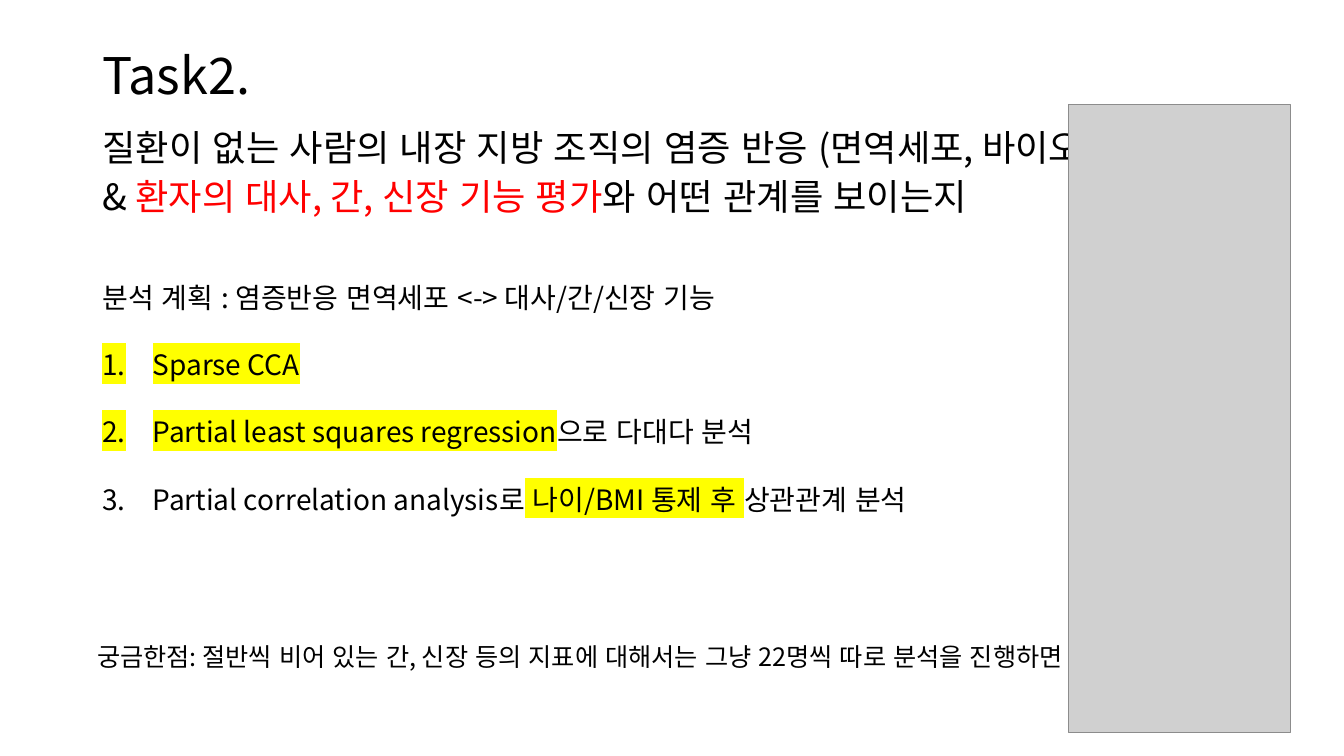
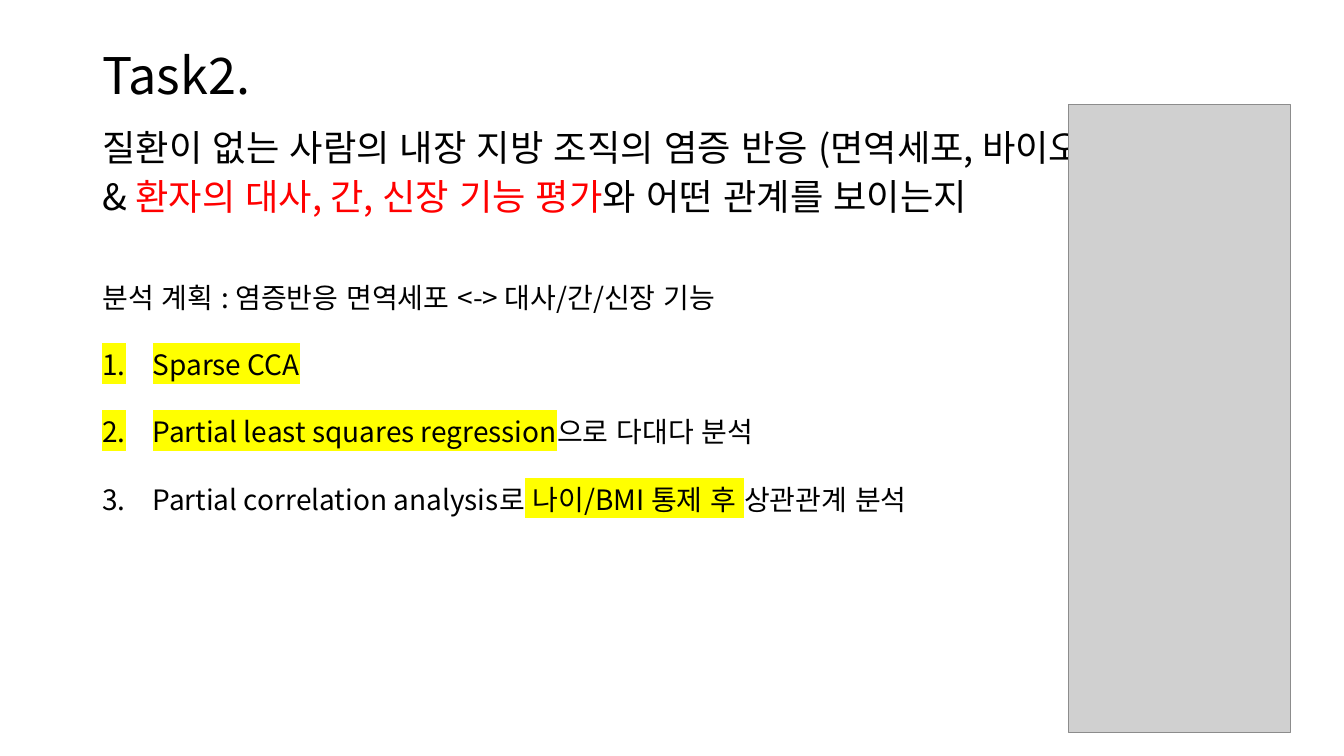
Before and after one commit to msyu787/Repository, a slide deck: slide 13 of 바이오마커.pptx. Drawn at 1344x756 pixels with LibreOffice and Linux fonts; fonts in the diff are those of the drawing; grey boxes stand for pictures. Boxes give left, top, right and bottom in pixels: in the first picture for what was removed or moved away, otherwise in the second. Text is boxed around its words. In the diff, an @@ line names an element or a change of style, - is before the commit and + after.

```diff
--- a/바이오마커.pptx
+++ b/바이오마커.pptx
@@ text removed at <box>97,645,1063,671</box> @@
-궁금한점: 절반씩 비어 있는 간, 신장 등의 지표에 대해서는 그냥 22명씩 따로 분석을 진행하면 되는지?
```
Also in this commit, not shown: 3 other slides changed, 1 slide removed, 2 other files.
